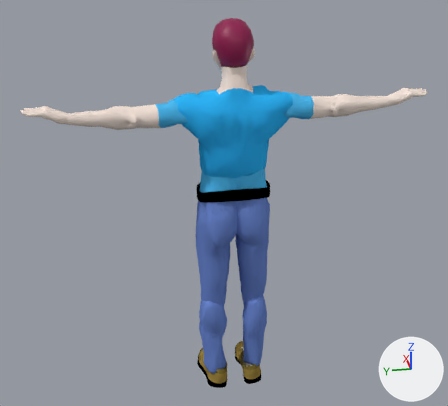
One commit to the Blender file code/hrc_morse/data/human_bone.blend: the scene before it, then after it.
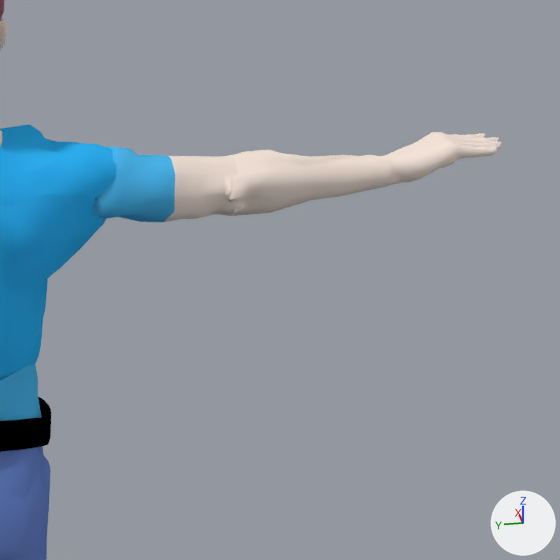
The first picture shows the older version from a 50 mm lens placed at (-2.6, 0.54, 2.29), pointed at (0.06, 0.03, 0.99). The close-ups show both versions on the part from 56% to 100% of the width and 10% to 58% of the height of that picture; other places that the commit changed are outside them. The lights are fixed; the arrows at lower right show +X, +Y and +Z.

In view in the first close-up: 'Chest', 'Hand.R', 'LoArm.R', 'LoLeg.R', 'Pelvis', 'UpArm.R'.
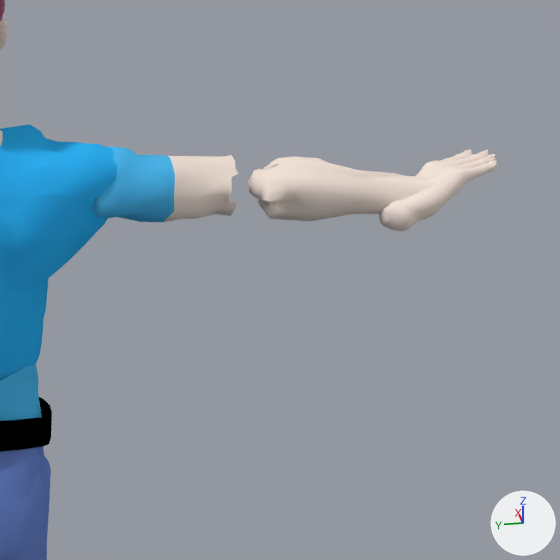
Patch to the scene script:
```diff
--- a/code/hrc_morse/data/human_bone.blend.py
+++ b/code/hrc_morse/data/human_bone.blend.py
@@ ob_uparm_r @@
 ob_uparm_r = bpy.data.objects.new('UpArm.R', me_mesh_027)
-ob_uparm_r.location = (-0.028, -0.448, 1.477)
-ob_uparm_r.rotation_euler = (0.0000355, 0.0, -0.0000654)  # degrees (0, 0, -0)
+ob_uparm_r.location = (-0.038, -0.513, 1.472)
+ob_uparm_r.rotation_euler = (0.0833, 0.00423, -0.179)  # degrees (4.8, 0.2, -10)
 ob_uparm_r.scale = (1.0, 0.994, 1.0)
@@ ob_pelvis @@
 ob_pelvis.rotation_euler = (0.0000152, 0.0, 0.0)  # degrees (0, 0, 0)
-ob_pelvis.scale = (1.0, 0.994, 1.0)
@@ ob_hand_r @@
 ob_hand_r = bpy.data.objects.new('Hand.R', me_hand_r_001)
-ob_hand_r.location = (-0.025, -0.698, 1.482)
-ob_hand_r.rotation_euler = (0.00107, -0.0000371, 0.000201)  # degrees (0.1, 0, 0)
+ob_hand_r.location = (-0.099, -0.698, 1.431)
+ob_hand_r.rotation_euler = (-0.183, 0.0905, 0.289)  # degrees (-10, 5.2, 17)
 ob_hand_r.scale = (1.0, 0.994, 1.0)
@@ ob_chest @@
 ob_chest.rotation_euler = (0.0000587, 0.0, 0.0)  # degrees (0, 0, 0)
-ob_chest.scale = (0.883, 0.994, 1.0)
+ob_chest.scale = (0.883, 1.0, 1.0)
```

Boxes (x1, y1, x2, y2) around the edits, measured in the close-ups (560 x 560 px):
'Chest', rescaled
    both: (0, 124, 117, 380)
'UpArm.R', moved, turned
    before: (224, 150, 388, 216)
    after: (248, 156, 436, 221)
'Hand.R', moved, turned
    before: (381, 132, 502, 187)
    after: (379, 149, 498, 231)
'Pelvis', rescaled
    before: (0, 364, 51, 501)
    after: (0, 364, 52, 501)
